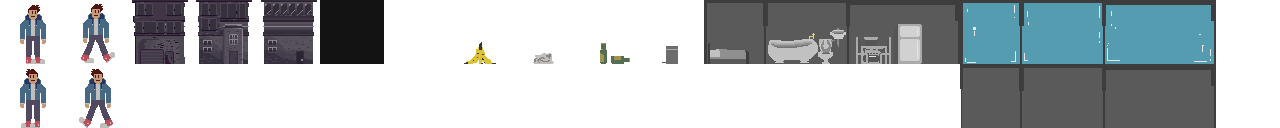
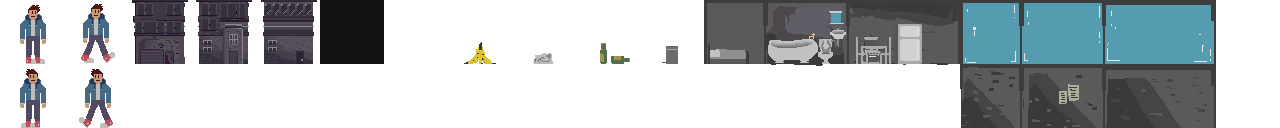
Revision of a layered (1280, 128) image; what changed, layer by layer:
added layer "Layer 20" in group "Layer 4" over [961, 67, 1207, 128]
painted on "Casa" over [766, 3, 1087, 128]
